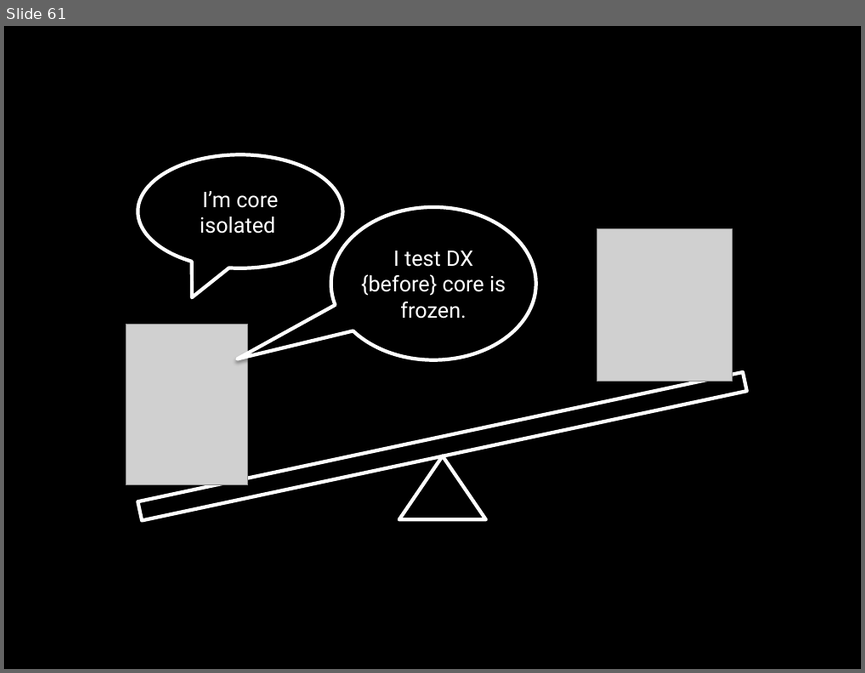
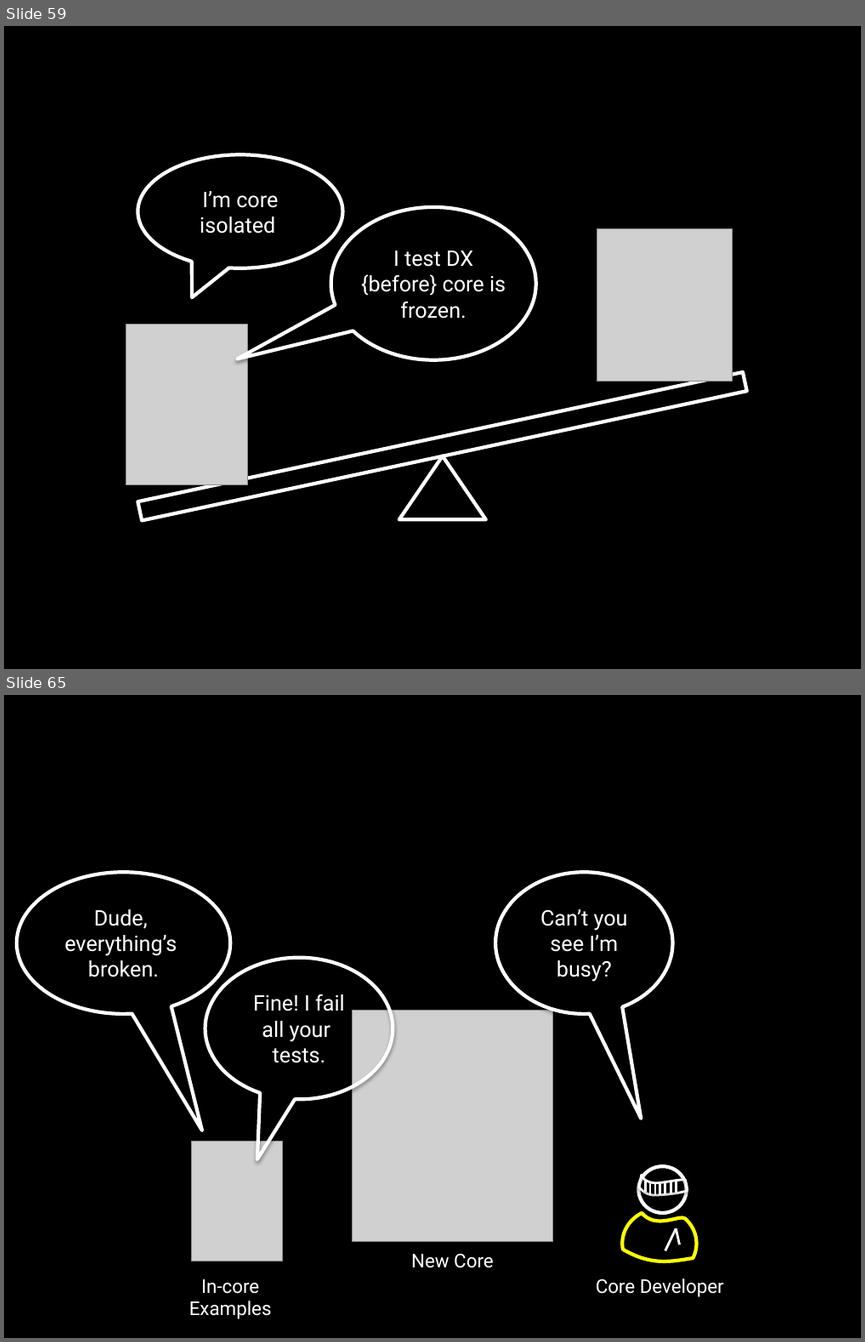
Before and after one commit to socketwench/exampleModuleAintCore, a slide deck: src/exampleModuleAintCore.pptx. Shown one above the other, each under a label of ours: slide 61 before the commit, slides 59 and 65 after it; the slides between them are not shown. The pictures are 865x673 and 865x1342 pixels, drawn with LibreOffice and Linux fonts; fonts in the diff are those of the drawing; grey boxes stand for pictures. Boxes give left, top, right and bottom in pixels: in the first picture for what was removed or moved away, otherwise in the second. Text is boxed around its words. In the diff, an @@ line names an element or a change of style, - is before the commit and + after.

```diff
--- a/src/exampleModuleAintCore.pptx
+++ b/src/exampleModuleAintCore.pptx
@@ slide 65 added at [4,695,861,1338], background #000000 @@
@@ speech bubble added at [17,873,230,1014], outline #FFFFFF 3 pt, 18 pt, text #FFFFFF @@
+Dude,
+everything’s
+broken.
@@ speech bubble added at [496,873,673,1014], outline #FFFFFF 3 pt, 18 pt, text #FFFFFF @@
+Can’t you see I’m busy?
@@ speech bubble added at [205,957,393,1099], outline #FFFFFF 3 pt, 18 pt, text #FFFFFF @@
+Fine! I fail
+all your
+tests.
@@ picture added at [352,1010,552,1242] @@
@@ picture added at [191,1140,282,1261] @@
@@ group added at [623,1166,697,1261]: 9 lines, 2 freeform shapes, 1 ellipse @@
@@ text added at [411,1253,494,1268], 16 pt, text #FFFFFF @@
+New Core
@@ text added at [189,1279,272,1319], 16 pt, text #FFFFFF @@
+In-core Examples
@@ text added at [596,1278,724,1297], 16 pt, text #FFFFFF @@
+Core Developer
@@ what was slide 61 is now slide 59 @@
```
Also in this commit, not shown: 27 other slides added, 2 slides removed, 39 other files.
